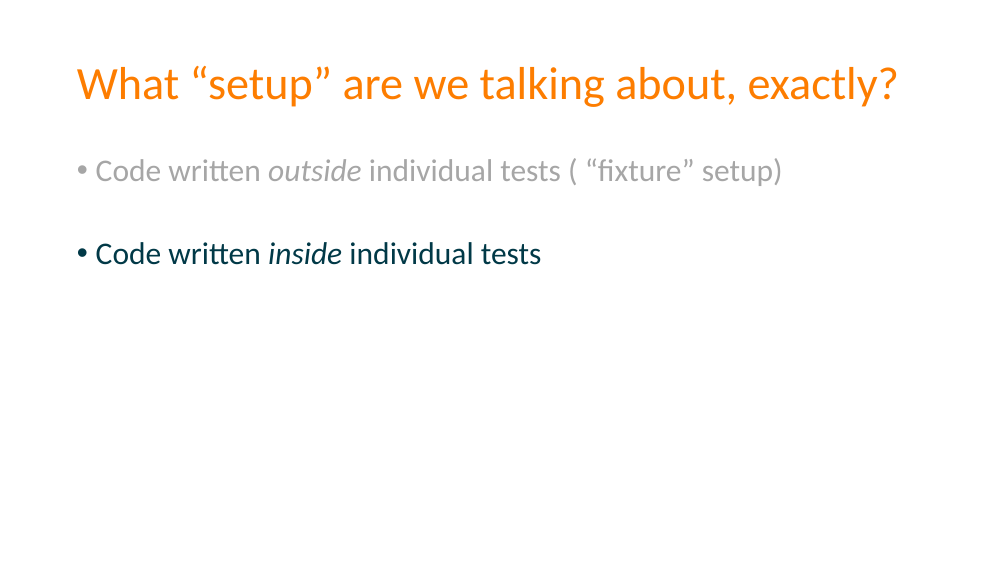
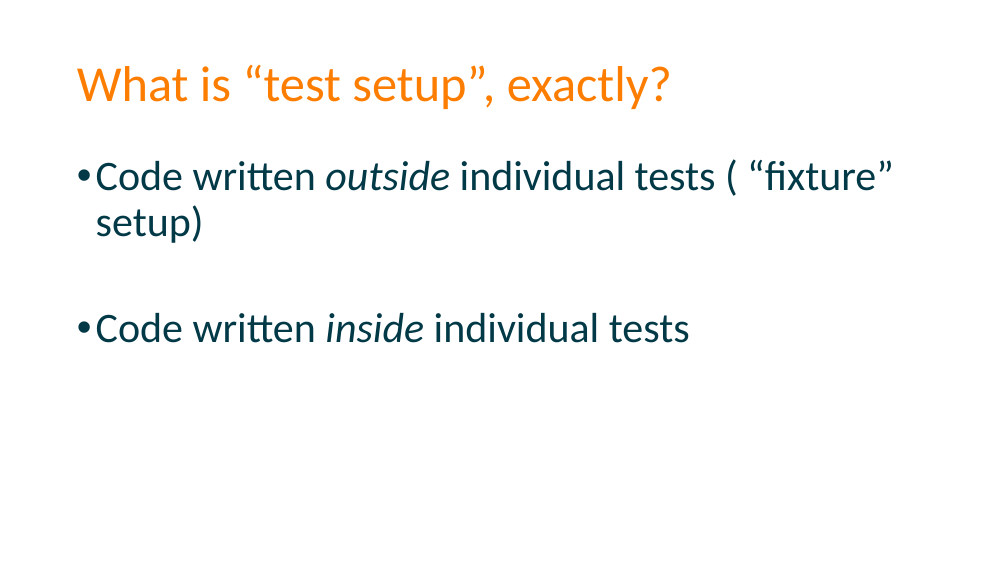
Before and after one commit to spetryjohnson/Talk-Patterns_of_Effective_Test_Setup, a slide deck: slide 11 of POETS - CodeMash 2017.pptx (slide 12 before the commit). Drawn at 1008x567 pixels with LibreOffice and Linux fonts; fonts in the diff are those of the drawing. Boxes give left, top, right and bottom in pixels: in the first picture for what was removed or moved away, otherwise in the second. Text is boxed around its words. In the diff, an @@ line names an element or a change of style, - is before the commit and + after.

Commit message:
Increasing slide font sizes (partial)

```diff
--- a/POETS - CodeMash 2017.pptx
+++ b/POETS - CodeMash 2017.pptx
@@ title at [77, 65, 672, 109]: text changed; size 44 to 48 pt @@
-What “setup” are we talking about, exactly?
+What is “test setup”, exactly?
@@ text "Code written outside individual tests ..." at [96, 160, 894, 343]: size 30 to 40 pt; text colour #A6A6A6 to #013947 in "Code written outside individual tests ( “fixture” ..." @@
```
Also in this commit, not shown: 69 other slides changed, 4 slides removed, 1 other file.
